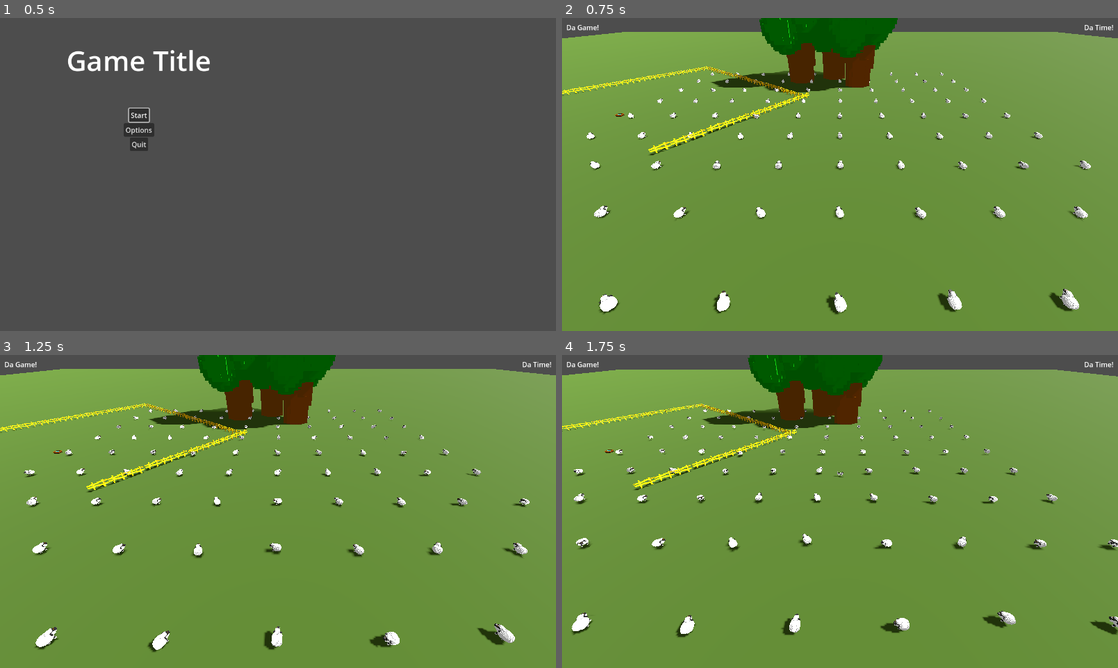
Above: before the commit, frames 1-4 (two rows, left to right).
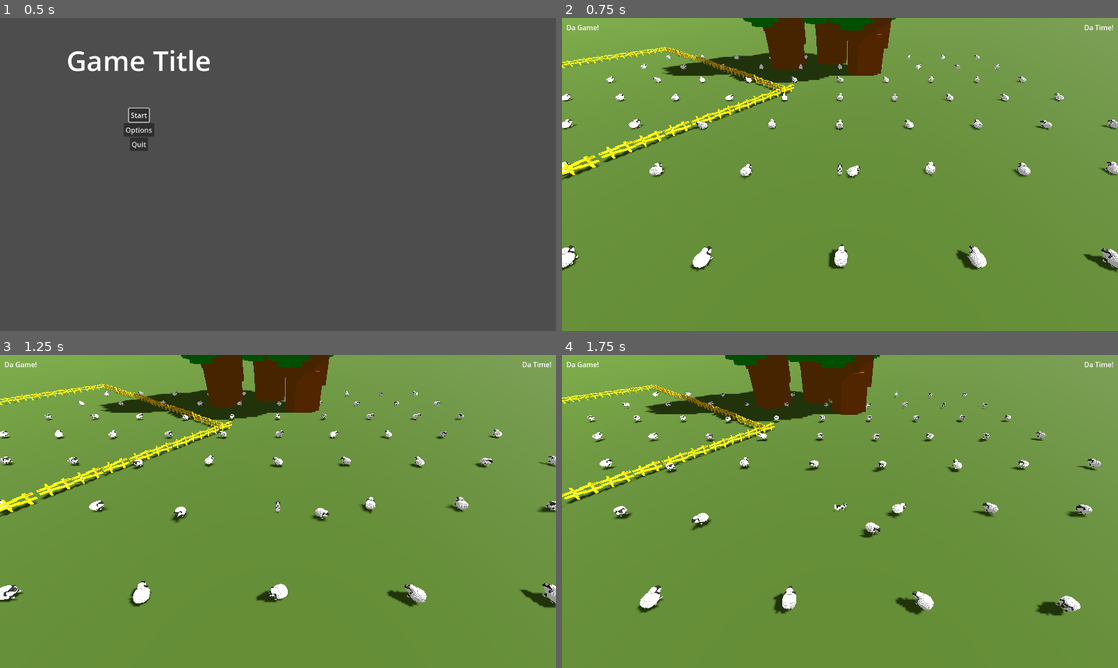
Above: after the commit, the same moments.

Repository: hunttis/ld-58
Game: Godot game, scene res://assets/scenes/master.tscn
Two runs of this game, one before a commit and one after it. Both use one fixed random seed, a clock stepped at 60 frames per second and the inputs below.
Inputs (mouse positions are in pixels of both pictures, inside the frame that each line leads up to):
- Up to frame 1 (0.5 s): no input
- Up to frame 2 (0.75 s): click "Start" at 0.5 s
- Up to frame 3 (1.25 s): no input
- Up to frame 4 (1.75 s): move the mouse to (962, 495) at 1.27 s; click (962, 495) at 1.35 s

Frame 1 is identical in both runs. In frame 2, 15% of the frame differs, in the area x 0-100%, y 0-95%; in frame 3, 15%; in frame 4, 15%.

Commit message:
dog can be controller controlled

Diff:
--- a/assets/scenes/game.tscn
+++ b/assets/scenes/game.tscn
@@ -17,7 +17,7 @@
 [node name="Ui" parent="." instance=ExtResource("1_cb66b")]
 
 [node name="Camera3D" type="Camera3D" parent="." groups=["Camera"]]
-transform = Transform3D(1, 0, 0, 0, 0.7774425, 0.6289542, 0, -0.6289542, 0.7774425, 0, 20.249668, 36.79419)
+transform = Transform3D(1, 0, 0, 0, 0.74201095, 0.67038786, 0, -0.67038786, 0.74201095, 0, 15.005146, 16.981813)
 environment = SubResource("Environment_j62u1")
 current = true
 script = ExtResource("3_j62u1")
--- a/assets/scenes/game/dog/Dog.tscn
+++ b/assets/scenes/game/dog/Dog.tscn
@@ -33,3 +33,5 @@
 one_shot = true
 
 [node name="NavigationAgent3D" type="NavigationAgent3D" parent="."]
+avoidance_enabled = true
+radius = 4.05
--- a/assets/scenes/game/dog/dog.gd
+++ b/assets/scenes/game/dog/dog.gd
@@ -29,6 +29,9 @@
   add_to_group("dog")
 
 func _physics_process(_delta: float) -> void:
+  var move_dir = Input.get_vector("move_left", "move_right", "move_forward", "move_back")
+  if move_dir.length() > 0:
+    agent.target_position = global_position + Vector3(move_dir.x, 0, move_dir.y) * 10
   if agent.is_navigation_finished():
     return
   var target = agent.get_next_path_position()
@@ -38,7 +41,6 @@
   var look_target = position + velocity
   look_at(Vector3(look_target.x, global_position.y, look_target.z))
   move_and_slide()
-
 
 func _input(_event) -> void:
   if Input.is_action_just_pressed("LeftClick"):
@@ -83,7 +85,6 @@
   get_tree().get_nodes_in_group("Game")[0].add_child(bark_inst)
 
 
-
 func _dash():
   print("DASH BABY!")
 
--- a/project.godot
+++ b/project.godot
@@ -41,11 +41,13 @@
 ability_q={
 "deadzone": 0.2,
 "events": [Object(InputEventKey,"resource_local_to_scene":false,"resource_name":"","device":-1,"window_id":0,"alt_press …(192 unchanged characters)…
+, Object(InputEventJoypadButton,"resource_local_to_scene":false,"resource_name":"","device":-1,"button_index":0,"pressure":0.0,"pressed":false,"script":null)
 ]
 }
 ability_w={
 "deadzone": 0.2,
 "events": [Object(InputEventKey,"resource_local_to_scene":false,"resource_name":"","device":-1,"window_id":0,"alt_press …(192 unchanged characters)…
+, Object(InputEventJoypadButton,"resource_local_to_scene":false,"resource_name":"","device":-1,"button_index":2,"pressure":0.0,"pressed":false,"script":null)
 ]
 }
 ability_e={
@@ -58,6 +60,26 @@
 "events": [Object(InputEventKey,"resource_local_to_scene":false,"resource_name":"","device":-1,"window_id":0,"alt_press …(192 unchanged characters)…
 ]
 }
+move_left={
+"deadzone": 0.2,
+"events": [Object(InputEventJoypadMotion,"resource_local_to_scene":false,"resource_name":"","device":-1,"axis":0,"axis_value":-1.0,"script":null)
+]
+}
+move_right={
+"deadzone": 0.2,
+"events": [Object(InputEventJoypadMotion,"resource_local_to_scene":false,"resource_name":"","device":-1,"axis":0,"axis_value":1.0,"script":null)
+]
+}
+move_forward={
+"deadzone": 0.2,
+"events": [Object(InputEventJoypadMotion,"resource_local_to_scene":false,"resource_name":"","device":-1,"axis":1,"axis_value":-1.0,"script":null)
+]
+}
+move_back={
+"deadzone": 0.2,
+"events": [Object(InputEventJoypadMotion,"resource_local_to_scene":false,"resource_name":"","device":-1,"axis":1,"axis_value":1.0,"script":null)
+]
+}
 
 [rendering]
 
